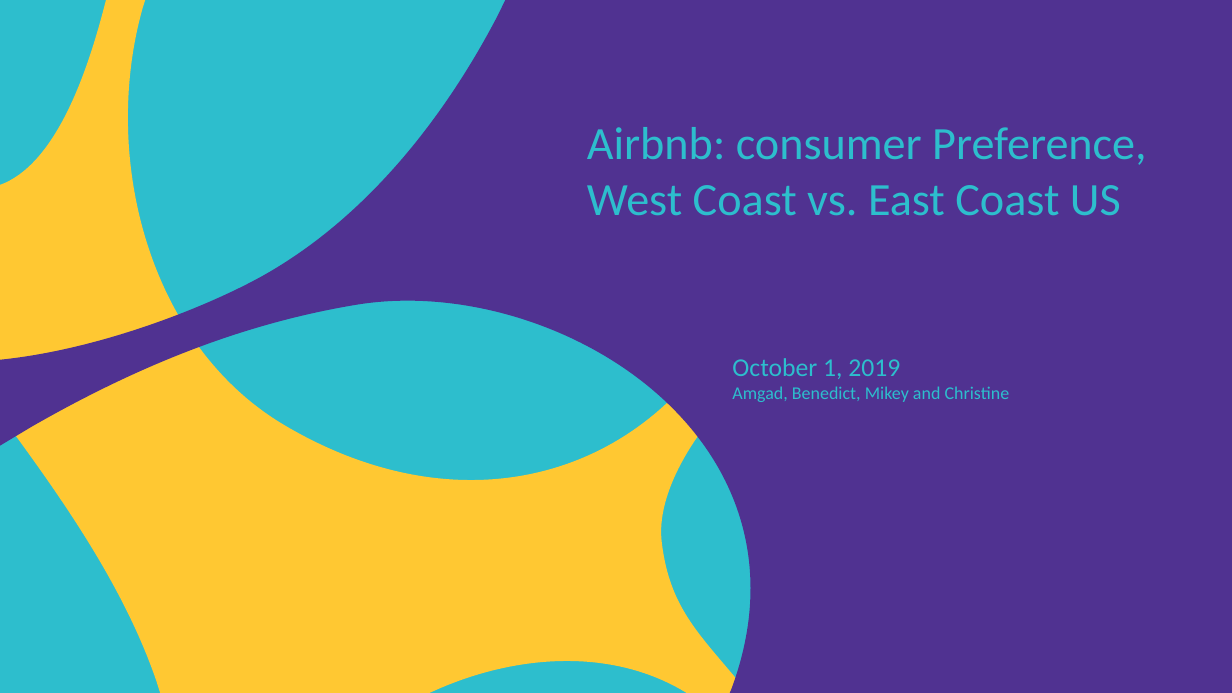
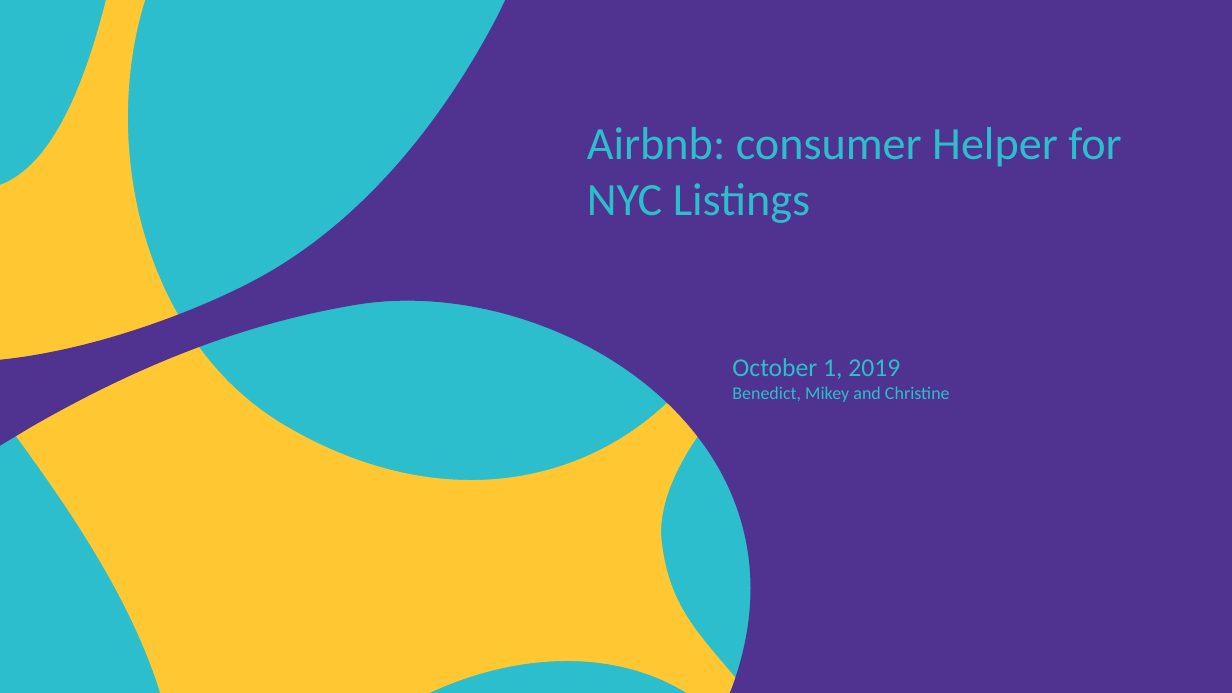
Before and after one commit to christinemazur/project1, a slide deck: slide 1 of AirBNB.pptx. Drawn at 1232x693 pixels with LibreOffice and Linux fonts; fonts in the diff are those of the drawing. Boxes give left, top, right and bottom in pixels: in the first picture for what was removed or moved away, otherwise in the second. Text is boxed around its words. In the diff, an @@ line names an element or a change of style, - is before the commit and + after.

Commit message:
updated powerpoint, add short NYC listing

```diff
--- a/AirBNB.pptx
+++ b/AirBNB.pptx
@@ title at [587,127,1121,223]: text changed @@
-Airbnb: consumer Preference, West Coast vs. East Coast US
+Airbnb: consumer Helper for NYC Listings
@@ text at [732,386,950,402]: text changed @@
-Amgad, Benedict, Mikey and Christine
+Benedict, Mikey and Christine
```
Also in this commit, not shown: 4 other slides changed, 9 slides added, 2 slides removed, 4 other files.
